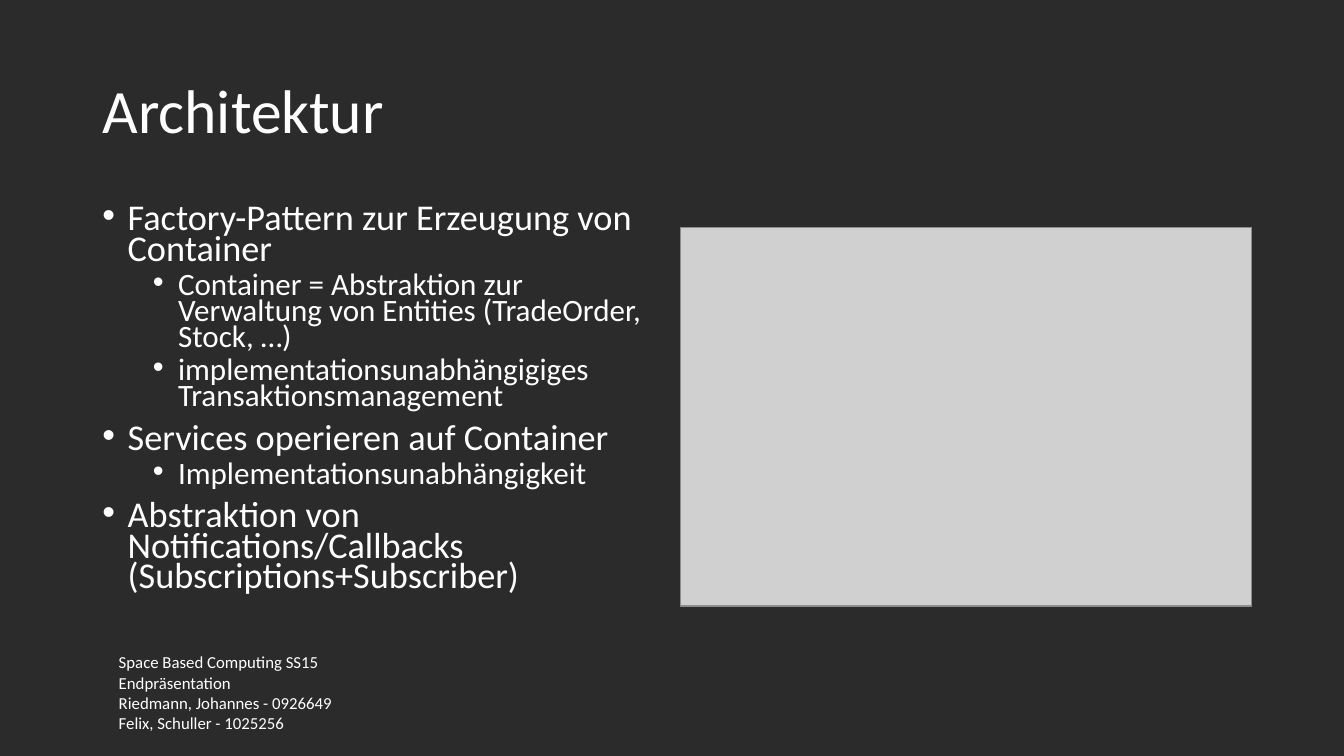
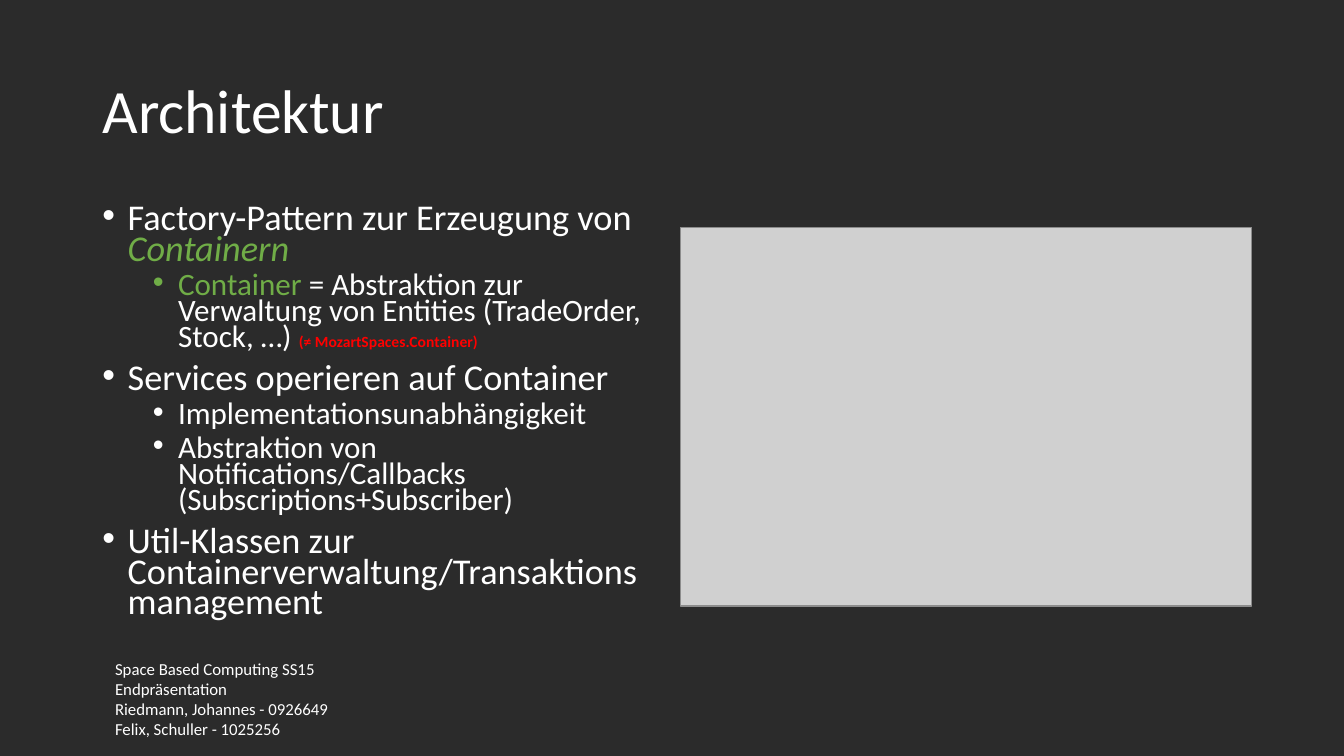
Before and after one commit to fexman/SpaceBasedSS15GsiLuetNit, a slide deck: slide 4 of presentation/presentation.pptx. Drawn at 1344x756 pixels with LibreOffice and Linux fonts; fonts in the diff are those of the drawing; grey boxes stand for pictures; background and template pictures are left out; a plain dark background stands for a picture behind light text. Boxes give left, top, right and bottom in pixels: in the first picture for what was removed or moved away, otherwise in the second. Text is boxed around its words. In the diff, an @@ line names an element or a change of style, - is before the commit and + after.

```diff
--- a/presentation/presentation.pptx
+++ b/presentation/presentation.pptx
@@ text at <box>128,206,641,351</box>: text changed @@
-• Factory-Pattern zur Erzeugung von Container
-  • Container = Abstraktion zur Verwaltung von Entities (TradeOrder, Stock, …)
-  • implementationsunabhängigiges Transaktionsmanagement
+• Factory-Pattern zur Erzeugung von Containern
+  • Container = Abstraktion zur Verwaltung von Entities (TradeOrder, Stock, …) (≠ MozartSpaces.Container)
@@ text at <box>178,436,513,515</box>: size 25.9 to 22.2 pt in "Abstraktion von Notifications/Callbacks (Subscriptions+Subsc ..."; list level 1 to 2 in "Abstraktion von Notifications/Callbacks (Subscriptions+Subsc ..." @@
@@ text at <box>128,528,637,593</box>: paragraph added @@
+• Util-Klassen zur Containerverwaltung/Transaktionsmanagement
@@ text "Space Based Computing SS15": place and size @@
-text "Space Based Computing SS15" at <box>119,656,332,731</box>
+text "Space Based Computing SS15" at <box>115,663,328,737</box>
```
Also in this commit, not shown: 11 other slides changed.
